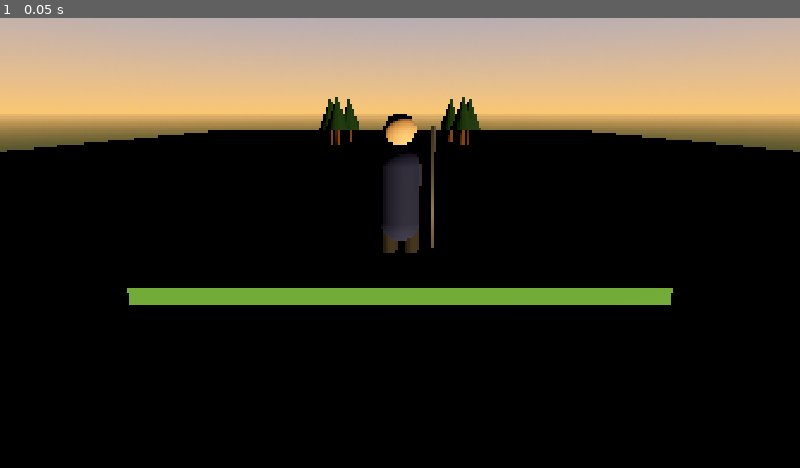
Above: before the commit, frame 1.
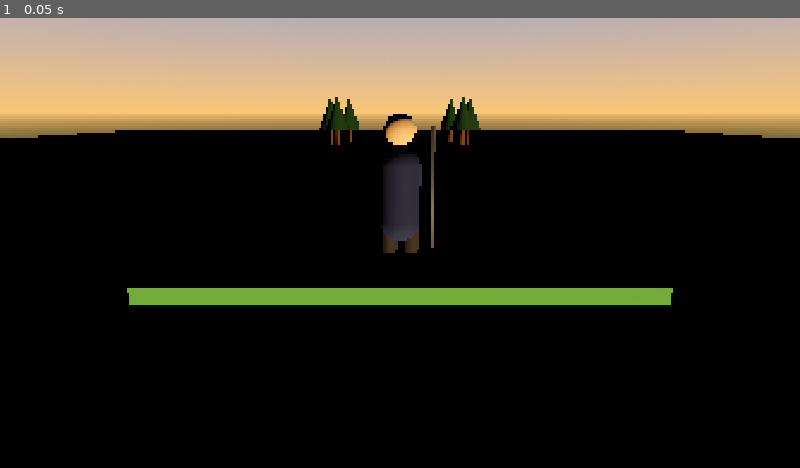
Above: after the commit, the same moment.

Repository: masonwyatt23/mas-golfs
Game: Godot game, scene res://scenes/hole_12.tscn
The game is run twice, just before and just after one commit, with the same random seed, the same clock (stepped at 60 frames per second) and the same inputs.
Inputs:
- Up to frame 1 (0.05 s): no input

The runs differ from the first frame. In frame 1, 1.0% of the frame differs, in the area x 0-100%, y 24-30%.

Commit message:
Godot Hole 12 v8: ground is a 3x3 grid of 120x120 tiles (single large ground meshes are frustum-culled; tiles render) covering x -180..+180, z -340..+20 to the horizon

Diff:
--- a/godot/scenes/hole_12.tscn
+++ b/godot/scenes/hole_12.tscn
@@ -74,7 +74,7 @@
 metallic = 0.8
 
 [sub_resource type="BoxMesh" id="BoxMesh_15"]
-size = Vector3(240, 0.4, 360)
+size = Vector3(120, 0.4, 120)
 
 [sub_resource type="BoxMesh" id="BoxMesh_16"]
 size = Vector3(12, 0.4, 10)
@@ -178,8 +178,48 @@
 [node name="Director" type="Node" parent="."]
 script = ExtResource("2")
 
-[node name="Ground" type="MeshInstance3D" parent="."]
-transform = Transform3D(1, 0, 0, 0, 1, 0, 0, 0, 1, 0, -0.2, -160)
+[node name="Ground_-120_-280" type="MeshInstance3D" parent="."]
+transform = Transform3D(1, 0, 0, 0, 1, 0, 0, 0, 1, -120.0, -0.2, -280.0)
+mesh = SubResource("BoxMesh_15")
+surface_material_override/0 = SubResource("StandardMaterial3D_1")
+
+[node name="Ground_-120_-160" type="MeshInstance3D" parent="."]
+transform = Transform3D(1, 0, 0, 0, 1, 0, 0, 0, 1, -120.0, -0.2, -160.0)
+mesh = SubResource("BoxMesh_15")
+surface_material_override/0 = SubResource("StandardMaterial3D_1")
+
+[node name="Ground_-120_-40" type="MeshInstance3D" parent="."]
+transform = Transform3D(1, 0, 0, 0, 1, 0, 0, 0, 1, -120.0, -0.2, -40.0)
+mesh = SubResource("BoxMesh_15")
+surface_material_override/0 = SubResource("StandardMaterial3D_1")
+
+[node name="Ground_0_-280" type="MeshInstance3D" parent="."]
+transform = Transform3D(1, 0, 0, 0, 1, 0, 0, 0, 1, 0.0, -0.2, -280.0)
+mesh = SubResource("BoxMesh_15")
+surface_material_override/0 = SubResource("StandardMaterial3D_1")
+
+[node name="Ground_0_-160" type="MeshInstance3D" parent="."]
+transform = Transform3D(1, 0, 0, 0, 1, 0, 0, 0, 1, 0.0, -0.2, -160.0)
+mesh = SubResource("BoxMesh_15")
+surface_material_override/0 = SubResource("StandardMaterial3D_1")
+
+[node name="Ground_0_-40" type="MeshInstance3D" parent="."]
+transform = Transform3D(1, 0, 0, 0, 1, 0, 0, 0, 1, 0.0, -0.2, -40.0)
+mesh = SubResource("BoxMesh_15")
+surface_material_override/0 = SubResource("StandardMaterial3D_1")
+
+[node name="Ground_120_-280" type="MeshInstance3D" parent="."]
+transform = Transform3D(1, 0, 0, 0, 1, 0, 0, 0, 1, 120.0, -0.2, -280.0)
+mesh = SubResource("BoxMesh_15")
+surface_material_override/0 = SubResource("StandardMaterial3D_1")
+
+[node name="Ground_120_-160" type="MeshInstance3D" parent="."]
+transform = Transform3D(1, 0, 0, 0, 1, 0, 0, 0, 1, 120.0, -0.2, -160.0)
+mesh = SubResource("BoxMesh_15")
+surface_material_override/0 = SubResource("StandardMaterial3D_1")
+
+[node name="Ground_120_-40" type="MeshInstance3D" parent="."]
+transform = Transform3D(1, 0, 0, 0, 1, 0, 0, 0, 1, 120.0, -0.2, -40.0)
 mesh = SubResource("BoxMesh_15")
 surface_material_override/0 = SubResource("StandardMaterial3D_1")
 
